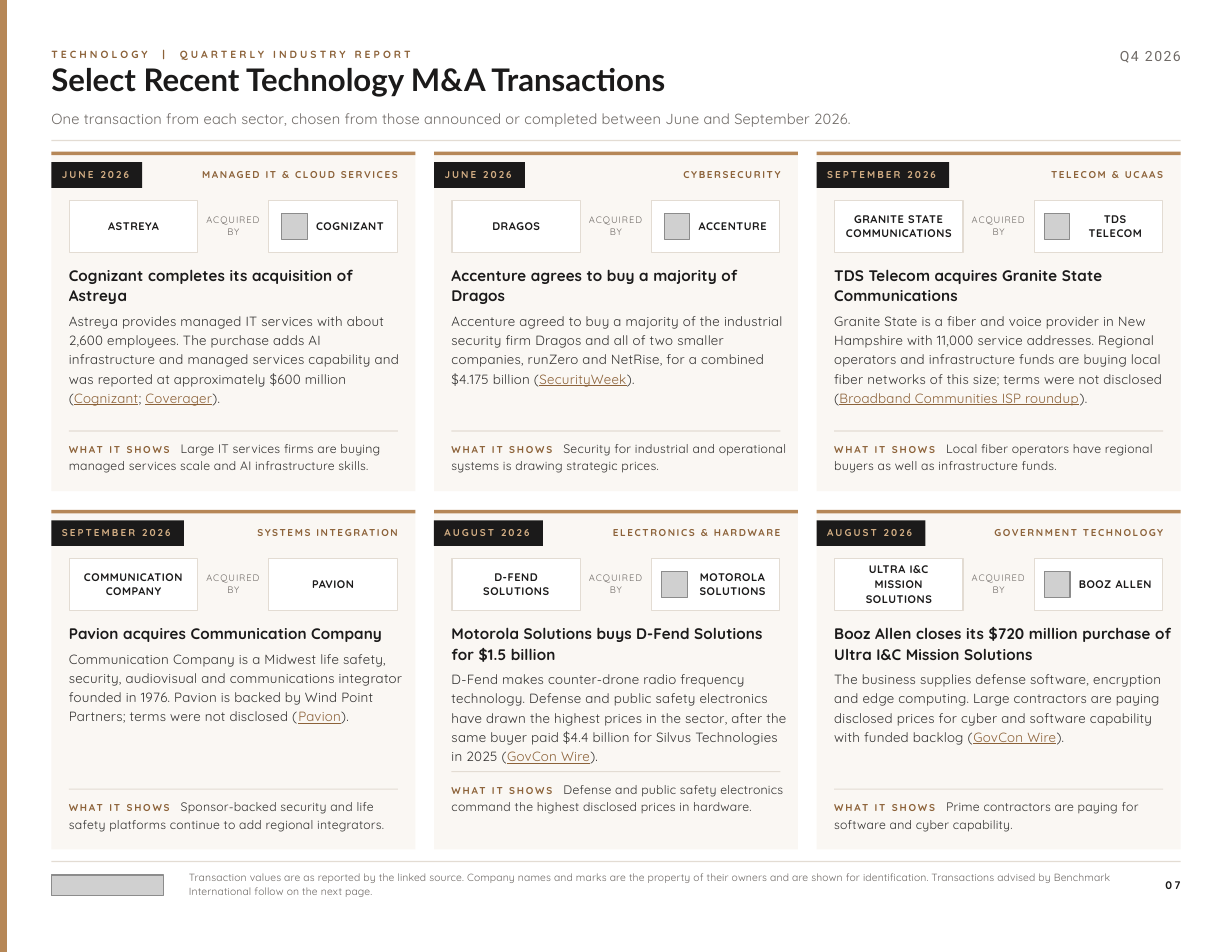
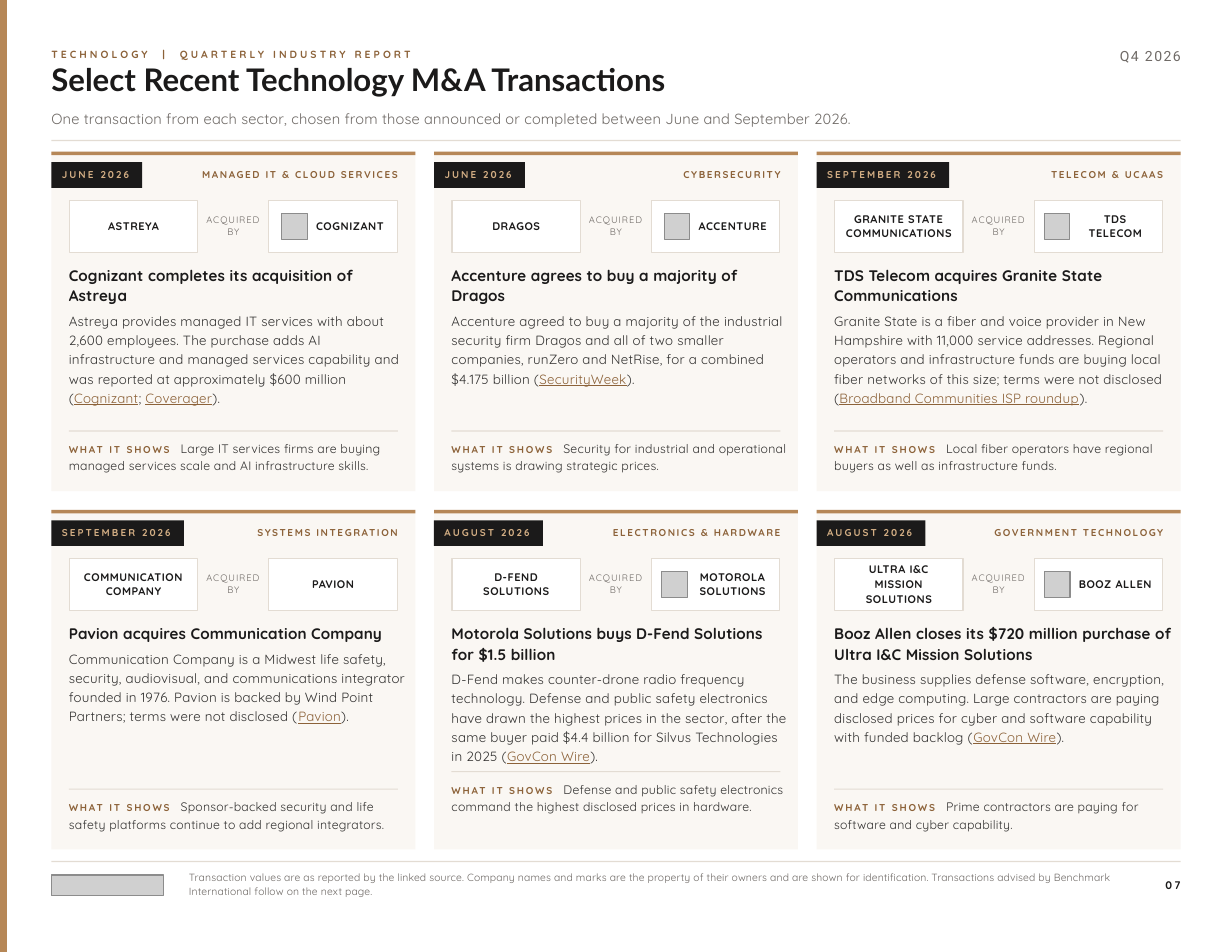
Before and after one commit to jp-hardin/about, a slide deck: slide 7 of mid-market-practice/_build/reports/technology-q4-2026/brief.pptx. Drawn at 1232x952 pixels with LibreOffice and Linux fonts; fonts in the diff are those of the drawing; grey boxes stand for pictures. Boxes give left, top, right and bottom in pixels: in the first picture for what was removed or moved away, otherwise in the second. Text is boxed around its words. In the diff, an @@ line names an element or a change of style, - is before the commit and + after.

```diff
--- a/mid-market-practice/_build/reports/technology-q4-2026/brief.pptx
+++ b/mid-market-practice/_build/reports/technology-q4-2026/brief.pptx
@@ text at <box>69,654,404,724</box>: text changed @@
-Communication Company is a Midwest life safety, security, audiovisual and communications integrator founded in 1976. Pavion is backed by Wind Point Partners; terms were not disclosed (Pavion).
+Communication Company is a Midwest life safety, security, audiovisual, and communications integrator founded in 1976. Pavion is backed by Wind Point Partners; terms were not disclosed (Pavion).
@@ text at <box>834,674,1164,745</box>: text changed @@
-The business supplies defense software, encryption and edge computing. Large contractors are paying disclosed prices for cyber and software capability with funded backlog (GovCon Wire).
+The business supplies defense software, encryption, and edge computing. Large contractors are paying disclosed prices for cyber and software capability with funded backlog (GovCon Wire).
```
Also in this commit, not shown: 13 other slides changed, 36 other files.
